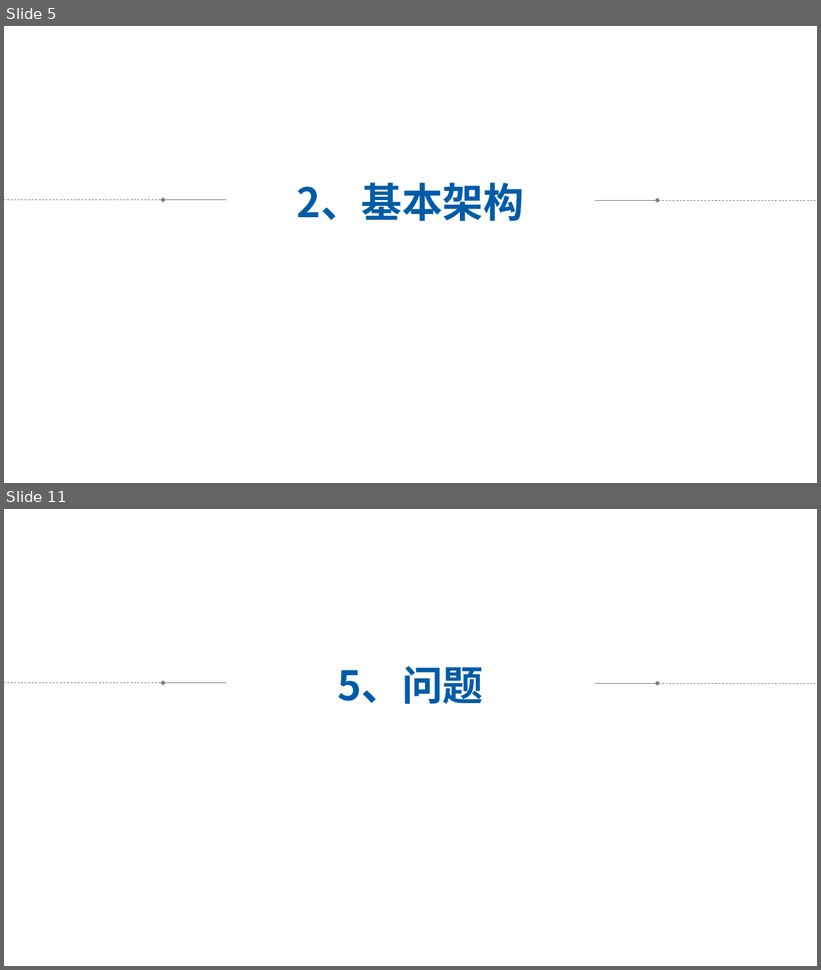
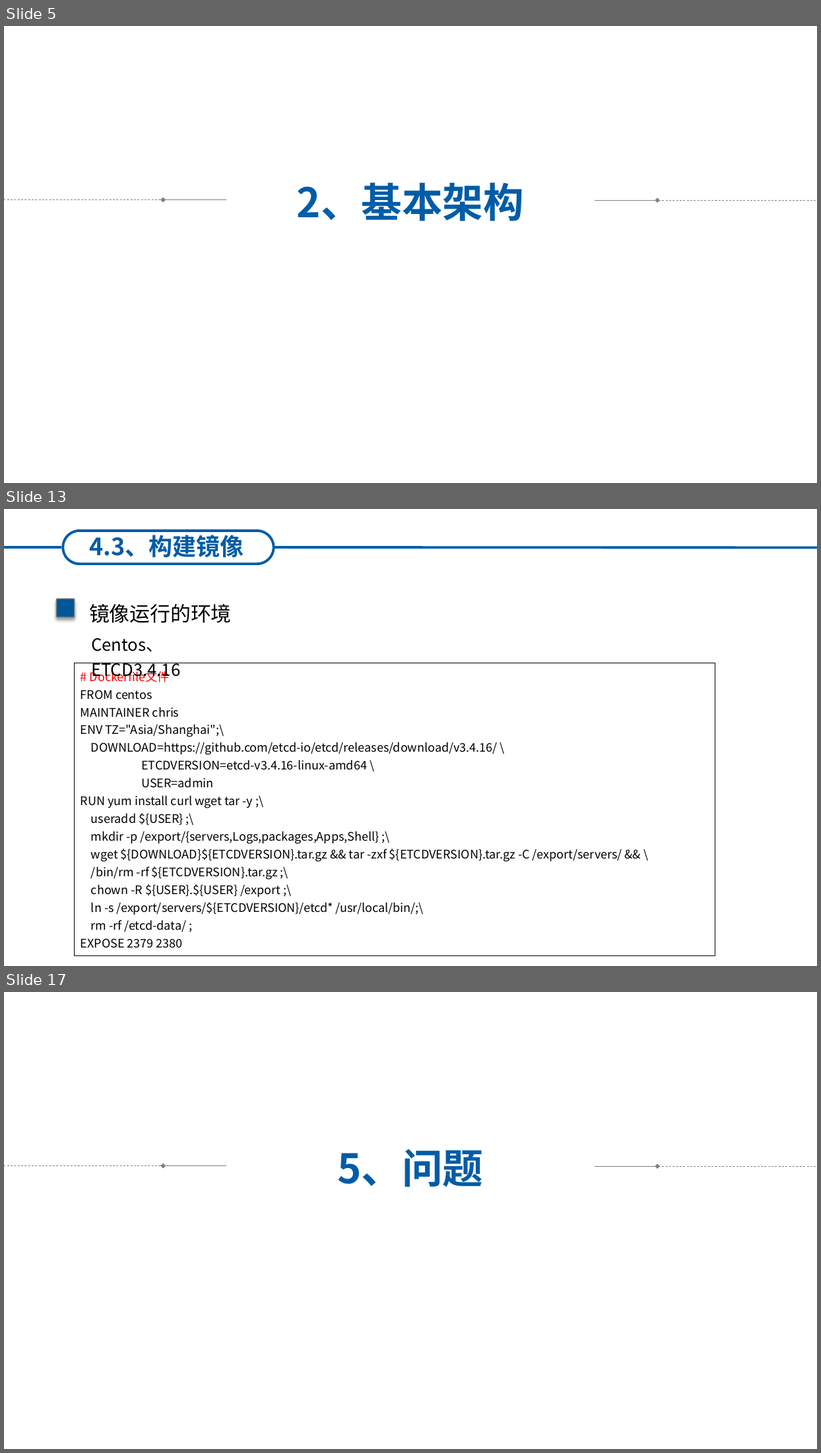
Before and after one commit to HNing109/StudyNotes, a slide deck: Golang_学习笔记/Golang_Web_学习笔记/ETCD_学习笔记/ETCD-调研.pptx. Shown one above the other, each under a label of ours: slides 5 and 11 before the commit, slides 5, 13 and 17 after it; the slides between them are not shown. The pictures are 821x970 and 821x1453 pixels, drawn with LibreOffice and Linux fonts; fonts in the diff are those of the drawing. Boxes give left, top, right and bottom in pixels: in the first picture for what was removed or moved away, otherwise in the second. Text is boxed around its words. In the diff, an @@ line names an element or a change of style, - is before the commit and + after.

Commit message:
etcd

```diff
--- a/Golang_学习笔记/Golang_Web_学习笔记/ETCD_学习笔记/ETCD-调研.pptx
+++ b/Golang_学习笔记/Golang_Web_学习笔记/ETCD_学习笔记/ETCD-调研.pptx
@@ slide 13 added at bbox=[4, 509, 817, 966], background #FFFFFF @@
@@ line added from (4, 547) to (61, 547), #005CA7 3 pt @@
@@ text added at bbox=[14, 539, 164, 565], 32 pt, text #FFFFFF, bold @@
+1、当前进度
@@ rounded rectangle added at bbox=[63, 531, 274, 564], outline #005CA7 3 pt @@
@@ text added at bbox=[90, 531, 244, 558], 28 pt, text #005CA7, bold @@
+4.3、构建镜像
@@ line added from (274, 547) to (817, 547), #005CA7 3 pt @@
@@ rounded rectangle added at bbox=[56, 599, 75, 617], fill #005798, outline #7F7F7F 1 pt @@
@@ text added at bbox=[89, 604, 232, 623], 24 pt, text #000000 @@
+镜像运行的环境
@@ text added at bbox=[91, 638, 180, 681], 20 pt, text #000000 @@
+Centos、ETCD3.4.16
@@ rectangle added at bbox=[75, 663, 716, 956], outline #000000 0.75 pt, 14 pt, text #000000 @@
+# Dockerfile文件
+FROM centos
+MAINTAINER chris
+ENV TZ="Asia/Shanghai";\
+DOWNLOAD=https://github.com/etcd-io/etcd/releases/download/v3.4.16/ \
+ETCDVERSION=etcd-v3.4.16-linux-amd64 \
+USER=admin
+RUN yum install curl wget tar -y ;\
+useradd ${USER} ;\
+mkdir -p /export/{servers,Logs,packages,Apps,Shell} ;\
+wget ${DOWNLOAD}${ETCDVERSION}.tar.gz && tar -zxf ${ETCDVERSION}.tar.gz -C /export/servers/ && \
+/bin/rm -rf ${ETCDVERSION}.tar.gz ;\
+chown -R ${USER}.${USER} /export ;\
+ln -s /export/servers/${ETCDVERSION}/etcd* /usr/local/bin/;\
+rm -rf /etcd-data/ ;
+EXPOSE 2379 2380
@@ what was slide 11 is now slide 17 @@
```
Also in this commit, not shown: 7 slides changed, 5 other slides added, 6 other files.
